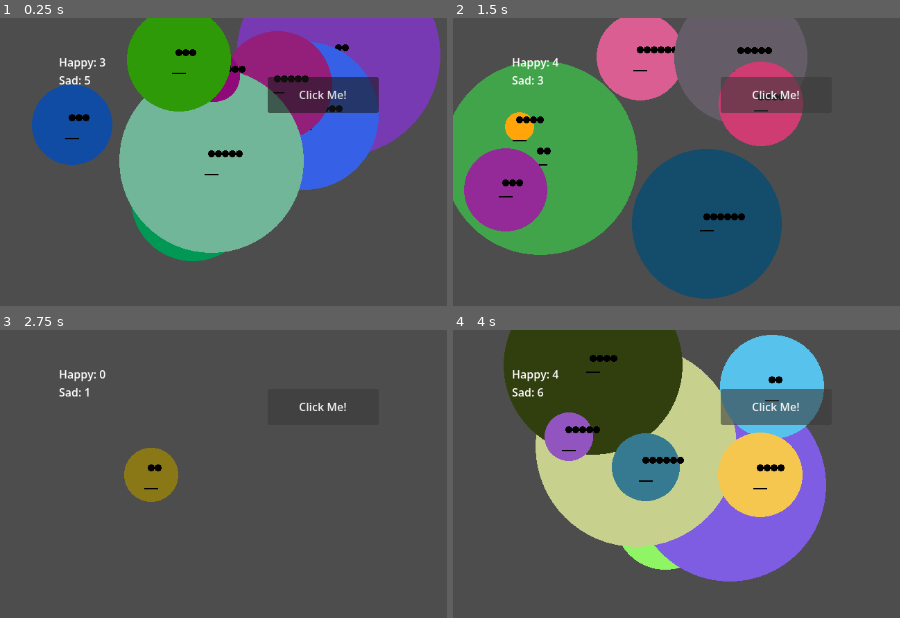
Above: before the commit, frames 1-4 (two rows, left to right).
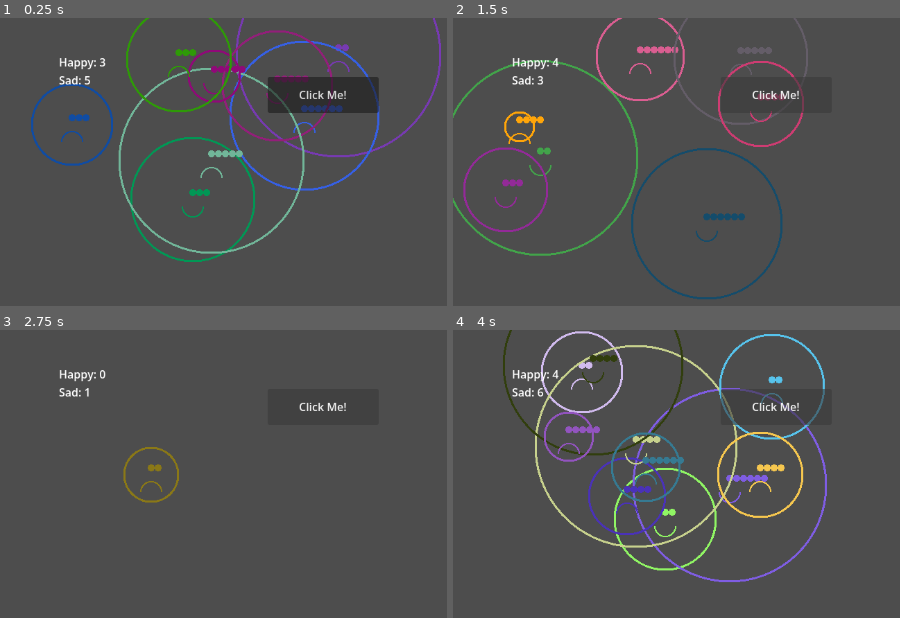
Above: after the commit, the same moments.

Repository: viidsn/CC_LabTest
Game: Godot game, scene res://main_scene.tscn
The game is run twice, just before and just after one commit, with the same random seed, the same clock (stepped at 60 frames per second) and the same inputs.
Inputs:
- Up to frame 1 (0.25 s): no input
- Up to frame 2 (1.5 s): click "Click Me!" at 0.5 s; click "Click Me!" at 1.25 s
- Up to frame 3 (2.75 s): click "Click Me!" at 2 s
- Up to frame 4 (4 s): tap Enter at 2.75 s; tap Space at 3.5 s

The runs differ from the first frame. In frame 1, 48% of the frame differs, in the area x 6-99%, y 0-85%; in frame 2, 51%, in the area x 0-80%, y 0-98%; in frame 3, 1.8%; in frame 4, 49%.

Commit message:
faces are now smiling or being sad

Diff:
--- a/main_scene.gd
+++ b/main_scene.gd
@@ -39,19 +39,18 @@
 func _draw():
 	for face in faces:
 		# голова
-		draw_circle(face["pos"], face["size"], face["color"])
+		draw_arc(face["pos"], face["size"], 0, TAU, 64, face["color"], 3)
 
 		# глаза
 		for i in range(face["eyes"]):
 			var offset = i * 10
-			draw_circle(face["pos"] + Vector2(offset, -10), 5, Color.BLACK)
+			draw_circle(face["pos"] + Vector2(offset, -10), 5, face["color"])
 
 		# рот
 		if face["happy"]:
-			draw_line(face["pos"] + Vector2(-10, 10), face["pos"] + Vector2(10, 10), Color.BLACK, 2)
+			draw_arc(face["pos"] + Vector2(0, 10),15,0,PI,32,face["color"],2)
 		else:
-			draw_line(face["pos"] + Vector2(-10, 20), face["pos"] + Vector2(10, 20), Color.BLACK, 2)
-
+			draw_arc(face["pos"] + Vector2(0, 25),15,PI,TAU,32,face["color"],2)
 # Called every frame. 'delta' is the elapsed time since the previous frame.
 func _process(delta):
 	pass
